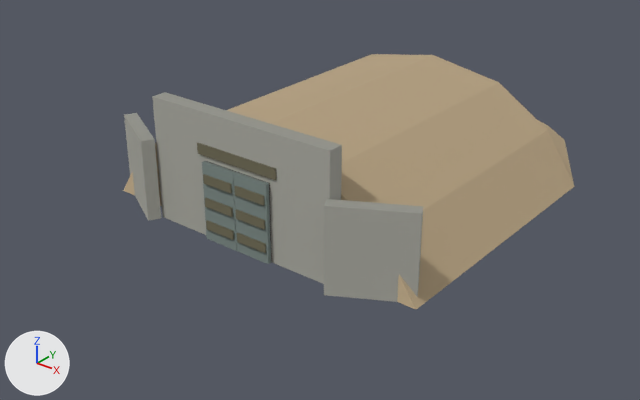
A saved change to the FBX model entregas/teo-modelado/betera/polvorin/SM_Polvorin_v1_LOD1.fbx.
One viewpoint serves both versions: a 50 mm lens placed at (19.4, -27.0, 15.2), pointed at (-0.9, -1.6, -0.5). Lighting does not change. The marker at lower left points along +X, +Y and +Z. The first picture is the older version. Where no turn or scale is listed for an object, it has been applied to the vertices.

The older version as bpy lines, for what is in view:
```python
me_puerta_e = bpy.data.meshes.new('Puerta_E')
me_puerta_e.from_pydata(...)  # a box spanning x -1.49..-0.01, y -0.32..-0.18, z 0.0..3.0; a box spanning x -1.4..-0.1, y -0.38..-0.32, z 0.43..0.77; a box spanning x -1.4..-0.1, y -0.38..-0.32, z 1.33..1.67; a box spanning x -1.4..-0.1, y -0.38..-0.32, z 2.23..2.57
me_puerta_e.materials.append(mat_mat_paleta32)  # picture img_t_paleta32_png
me_puerta_o = bpy.data.meshes.new('Puerta_O')
me_puerta_o.from_pydata(...)  # a box spanning x 0.01..1.49, y -0.32..-0.18, z 0.0..3.0; a box spanning x 0.1..1.4, y -0.38..-0.32, z 0.43..0.77; a box spanning x 0.1..1.4, y -0.38..-0.32, z 1.33..1.67; a box spanning x 0.1..1.4, y -0.38..-0.32, z 2.23..2.57
me_puerta_o.materials.append(mat_mat_paleta32)  # picture img_t_paleta32_png
me_sm_polvorin_v1_lod1_001 = bpy.data.meshes.new('SM_polvorin_v1_LOD1.001')
me_sm_polvorin_v1_lod1_001.from_pydata(...)  # 61 vertices, 54 faces; spans x -7.0..7.0, y -7.8..9.5, z 0.0..4.8
me_sm_polvorin_v1_lod1_001.materials.append(mat_mat_paleta32)  # picture img_t_paleta32_png
ob_puerta_e = bpy.data.objects.new('Puerta_E', me_puerta_e)
ob_puerta_e.location = (1.5, -7.15, 0.0)
ob_puerta_o = bpy.data.objects.new('Puerta_O', me_puerta_o)
ob_puerta_o.location = (-1.5, -7.15, 0.0)
ob_sm_polvorin_v1_lod1 = bpy.data.objects.new('SM_polvorin_v1_LOD1', me_sm_polvorin_v1_lod1_001)
ob_sm_polvorin_v1_lod1.location = (0.0, 0.0, 0.0)
```
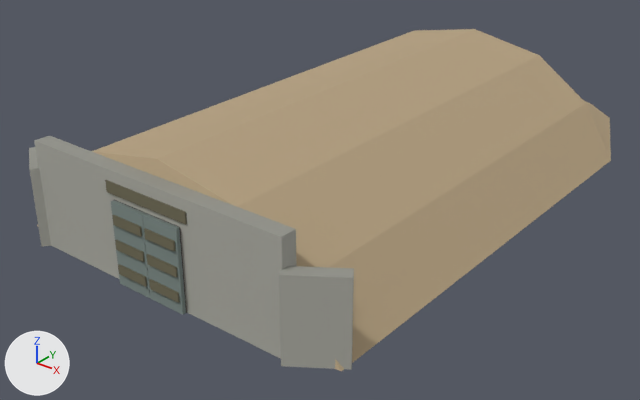
Where the change shows, as pixel boxes (x1, y1, x2, y2) in the pictures (640 x 400 px; the box of a moved part takes in the faces that stretch with it):
'SM_polvorin_v1_LOD1', reshaped (29% wider, 34% taller)
    before: (123, 54, 574, 309)
    after: (29, 29, 611, 371)
'Puerta_E', moved
    before: (233, 172, 271, 264)
    after: (142, 214, 186, 315)
'Puerta_O', moved
    before: (202, 161, 237, 251)
    after: (111, 200, 150, 298)
part 1 of me_sm_polvorin_v1_lod1_001, added
    after: (34, 136, 296, 359)
part 2 of me_sm_polvorin_v1_lod1_001, moved or reshaped
    before: (124, 113, 161, 221)
    after: (29, 147, 51, 247)
part 3 of me_sm_polvorin_v1_lod1_001, moved or reshaped
    before: (324, 199, 423, 302)
    after: (279, 266, 354, 369)
part 4 of me_sm_polvorin_v1_lod1_001, moved or reshaped
    before: (197, 143, 276, 180)
    after: (105, 180, 187, 225)
part 5 of me_sm_polvorin_v1_lod1_001, moved or reshaped
    before: (207, 161, 272, 263)
    after: (115, 200, 187, 313)
part 6 of me_sm_polvorin_v1_lod1_001, rebuilt (27% wider, 34% taller)
    before: (123, 54, 574, 309)
    after: (37, 29, 611, 371)
part 7 of me_sm_polvorin_v1_lod1_001, deleted
    before: (152, 92, 342, 284)

The change, as a diff of the scene's bpy script:
```diff
--- a/entregas/teo-modelado/betera/polvorin/SM_Polvorin_v1_LOD1.fbx.py
+++ b/entregas/teo-modelado/betera/polvorin/SM_Polvorin_v1_LOD1.fbx.py
@@ me_sm_polvorin_v1_lod1_001 @@
 # used by ob_sm_polvorin_v1_lod1; location = (0.0, 0.0, 0.0)
-me_sm_polvorin_v1_lod1_001.from_pydata(...)  # 61 vertices, 54 faces; spans x -7.0..7.0, y -7.8..9.5, z 0.0..4.8
+me_sm_polvorin_v1_lod1_001.from_pydata(...)  # 61 vertices, 54 faces; spans x -7.3..7.3, y -11.6..13.5, z 0.0..4.6
+# me_sm_polvorin_v1_lod1_001 part 1: a new loose piece, a box spanning x -5.5..5.5, y -11.3..-10.7, z 0.0..4.0, in mat_mat_paleta32 (picture img_t_paleta32_png)
+# me_sm_polvorin_v1_lod1_001 part 2: the loose piece of 8 vertices spanning x -6.8..-4.0, y -7.8..-6.0, z 0.0..3.2 is scaled about its middle by (0.632, 0.798, 0.938), then moved by (-0.9, -3.9, -0.1)
+# me_sm_polvorin_v1_lod1_001 part 3: the loose piece of 8 vertices spanning x 4.0..6.8, y -7.8..-6.0, z 0.0..3.2 is scaled about its middle by (0.632, 0.798, 0.938), then moved by (0.9, -3.9, -0.1)
+# me_sm_polvorin_v1_lod1_001 part 4: the loose piece of 8 vertices spanning x -1.8..1.8, y -7.3..-7.2, z 3.2..3.6 is moved by (0.0, -4.0, 0.0)
+# me_sm_polvorin_v1_lod1_001 part 5: the loose piece of 8 vertices spanning x -1.5..1.5, y -7.3, z 0.0..3.0 is moved by (0.0, -4.0, 0.0)
+# me_sm_polvorin_v1_lod1_001 part 6: the loose piece of 21 vertices spanning x -7.0..7.0, y -6.7..9.5, z 0.0..4.2 is rebuilt with 21 vertices and now spans x -7.1..7.1, y -10.7..13.5, z 0.0..4.6
+# me_sm_polvorin_v1_lod1_001 part 7: the loose piece of 8 vertices spanning x -4.0..4.0, y -7.3..-6.7, z 0.0..4.8 is deleted
 me_sm_polvorin_v1_lod1_001.materials.append(mat_mat_paleta32)
@@ ob_puerta_o @@
 ob_puerta_o = bpy.data.objects.new('Puerta_O', me_puerta_o)
-ob_puerta_o.location = (-1.5, -7.15, 0.0)
+ob_puerta_o.location = (-1.5, -11.15, 0.0)
@@ ob_puerta_e @@
 ob_puerta_e = bpy.data.objects.new('Puerta_E', me_puerta_e)
-ob_puerta_e.location = (1.5, -7.15, 0.0)
+ob_puerta_e.location = (1.5, -11.15, 0.0)
```
